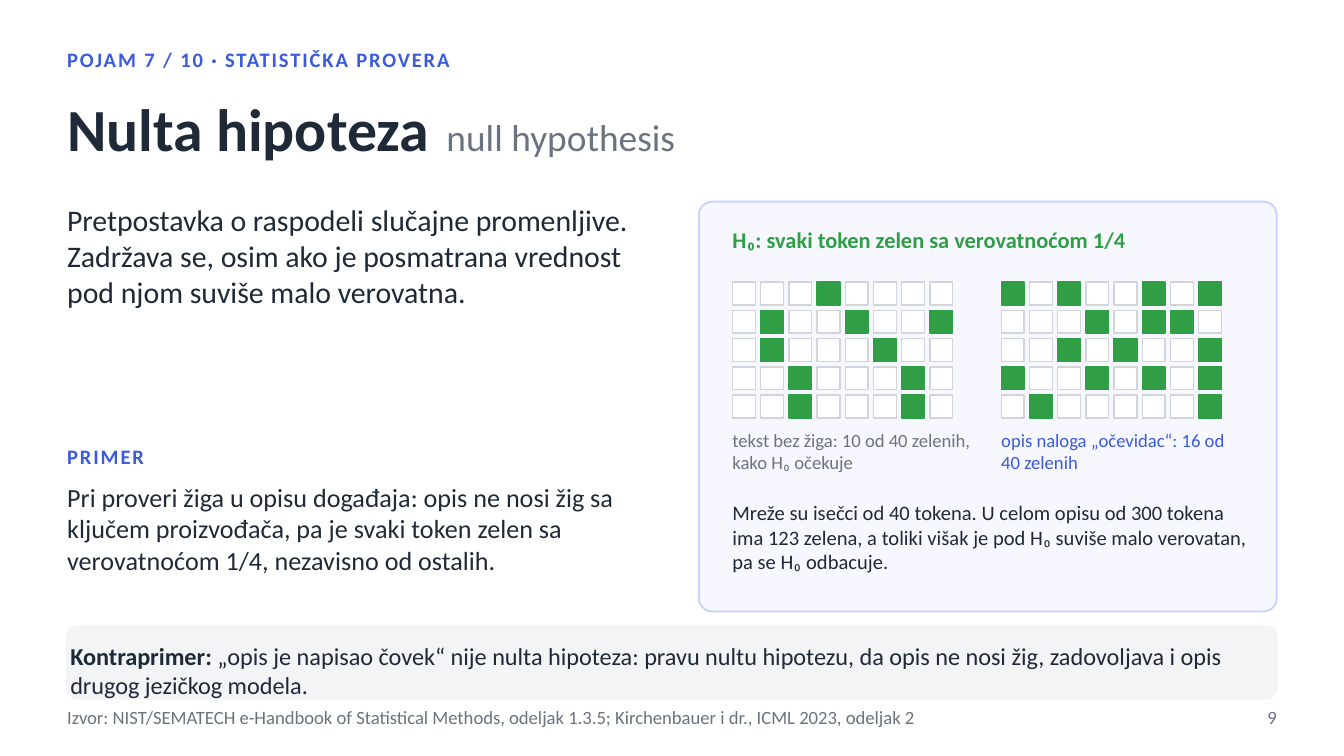
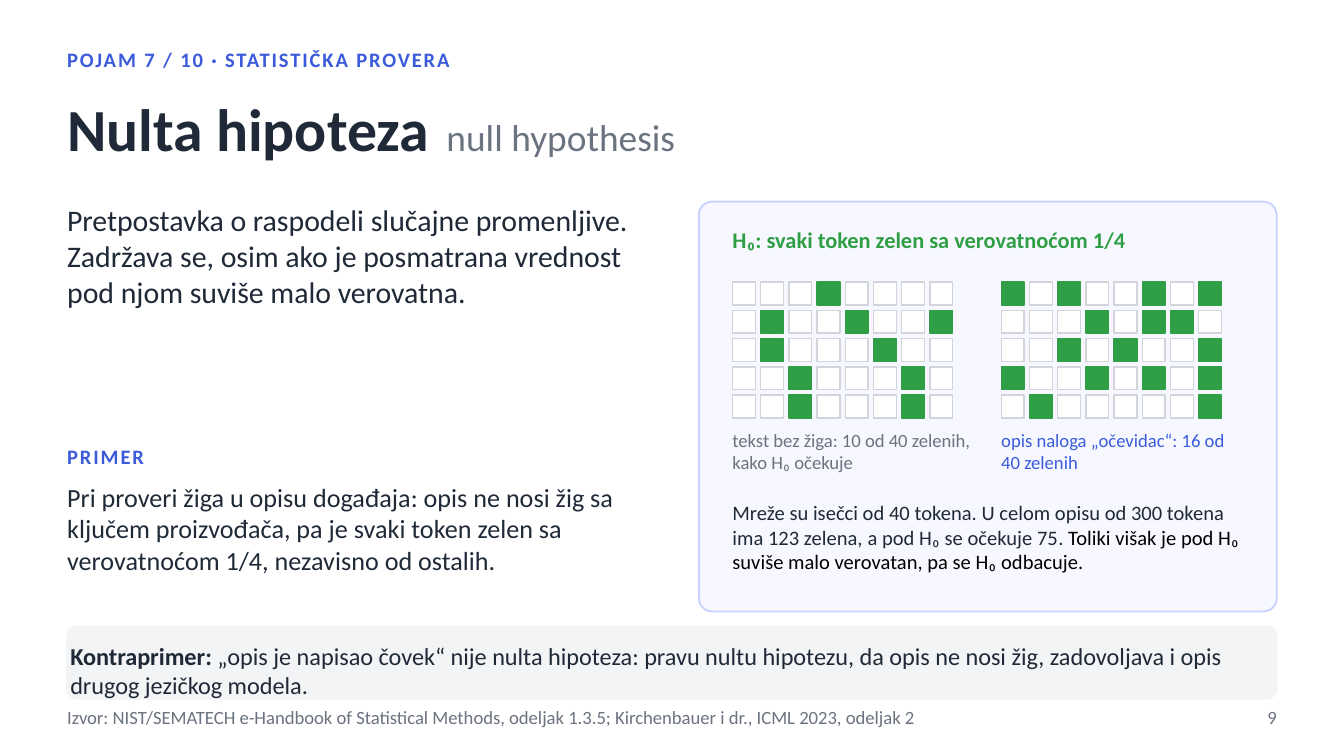
Before and after one commit to mijatkrivokapic/ai-content-detection, a slide deck: slide 9 of runde/runda-2/prezentacija-2/runda-2-prezentacija-2.pptx. Drawn at 1344x756 pixels with LibreOffice and Linux fonts; fonts in the diff are those of the drawing. Boxes give left, top, right and bottom in pixels: in the first picture for what was removed or moved away, otherwise in the second. Text is boxed around its words. In the diff, an @@ line names an element or a change of style, - is before the commit and + after.

```diff
--- a/runde/runda-2/prezentacija-2/runda-2-prezentacija-2.pptx
+++ b/runde/runda-2/prezentacija-2/runda-2-prezentacija-2.pptx
@@ text at (x1=732, y1=505, x2=1239, y2=573): text changed @@
-Mreže su isečci od 40 tokena. U celom opisu od 300 tokena ima 123 zelena, a toliki višak je pod H₀ suviše malo verovatan, pa se H₀ odbacuje.
+Mreže su isečci od 40 tokena. U celom opisu od 300 tokena ima 123 zelena, a pod H₀ se očekuje 75. Toliki višak je pod H₀ suviše malo verovatan, pa se H₀ odbacuje.
```
Also in this commit, not shown: 4 other slides changed, 1 other file.
